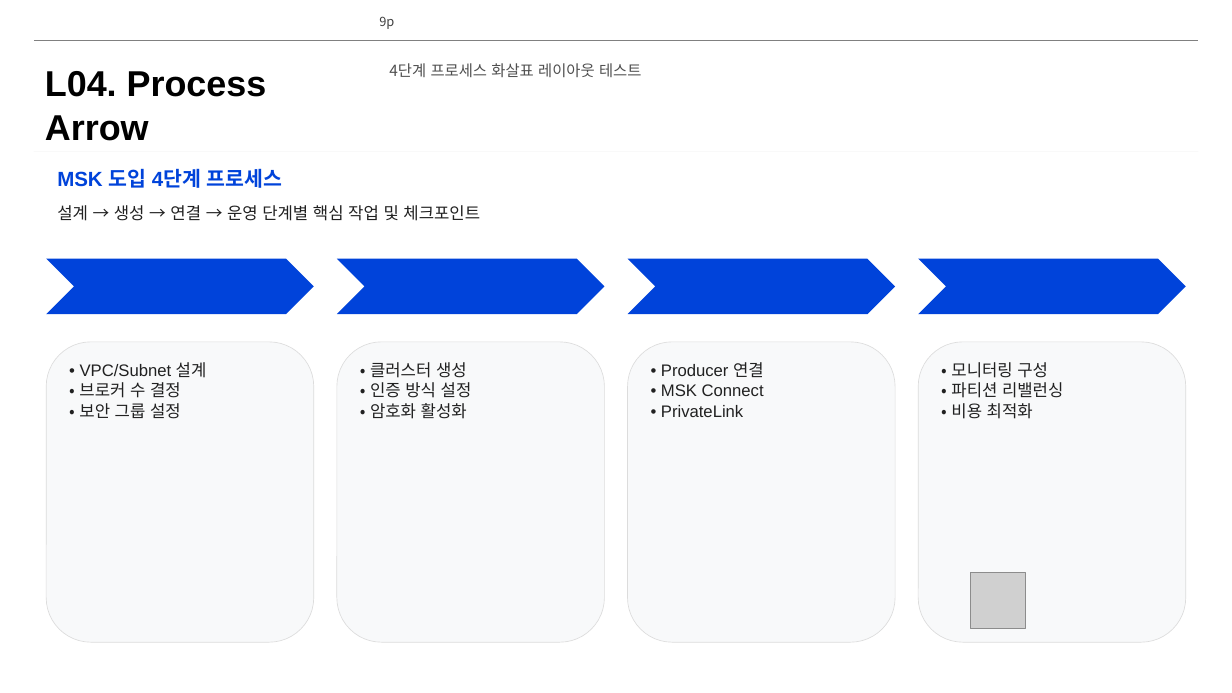
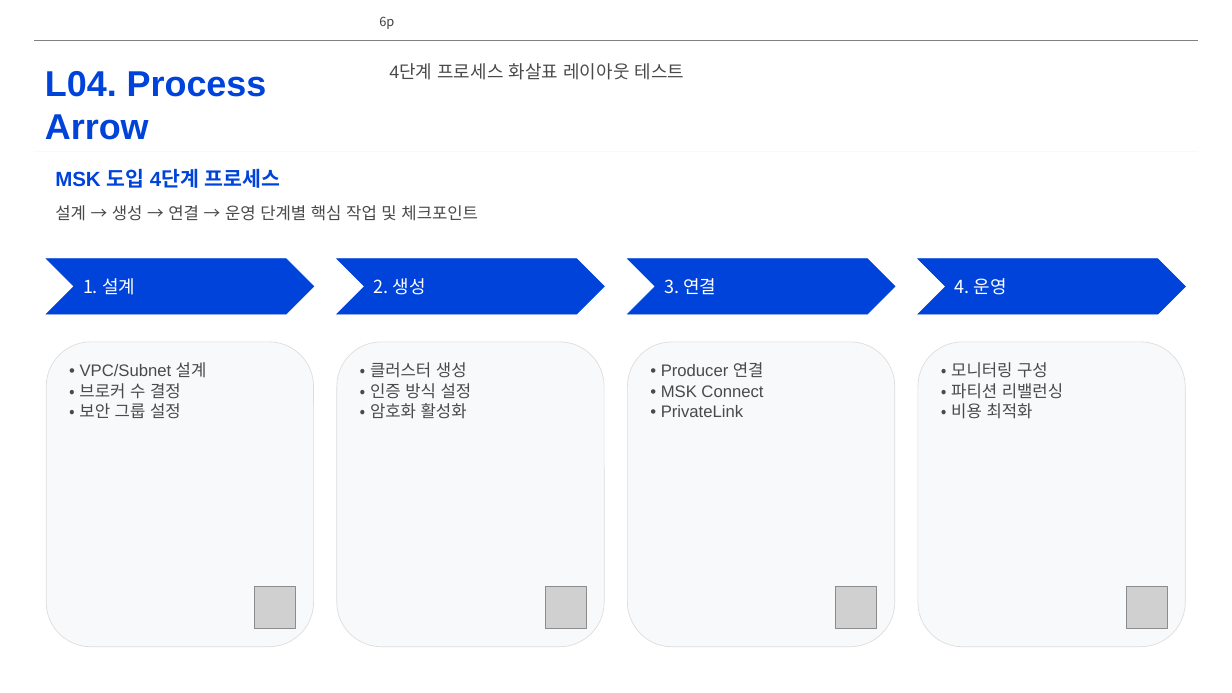
Before and after one commit to lhs6395-hslee/project-steer, a slide deck: slide 6 of results/pptx/AWS_MSK_Expert_Intro.pptx (slide 9 before the commit). Drawn at 1232x693 pixels with LibreOffice and Linux fonts; fonts in the diff are those of the drawing; grey boxes stand for pictures; background and template pictures are left out. Boxes give left, top, right and bottom in pixels: in the first picture for what was removed or moved away, otherwise in the second. Text is boxed around its words. In the diff, an @@ line names an element or a change of style, - is before the commit and + after.

```diff
--- a/results/pptx/AWS_MSK_Expert_Intro.pptx
+++ b/results/pptx/AWS_MSK_Expert_Intro.pptx
@@ page number at <box>379,16,394,29</box>: text changed @@
-9p
+6p
@@ text "4단계 프로세스 화살표 레이아웃 테스트" at <box>389,63,685,80</box>: size 12 to 14 pt, font Noto Sans CJK KR to Arial, text colour #505050 to #4A4A4A @@
@@ text at <box>45,71,267,140</box>: text changed; text colour #000000 to #0043DA @@
-L04. Process Arrow
+L04. Process
+Arrow
@@ text "MSK 도입 4단계 프로세스" at <box>55,168,280,188</box>: vertical alignment middle to top @@
@@ text "설계 → 생성 → 연결 ..." at <box>55,205,478,221</box>: text colour #212121 to #4A4A4A; vertical alignment middle to top @@
@@ chevron removed at <box>46,259,314,314</box> @@
@@ chevron removed at <box>337,259,605,314</box> @@
@@ chevron removed at <box>628,259,896,314</box> @@
@@ font Calibri to Noto Sans CJK KR, text colour #0043DA to #FFFFFF, bold off; alignment centre to left; fill none to #0043DA; outline none to #0043DA 0.5 pt in 4 elements at <box>46,259,314,314</box>, <box>337,259,605,314</box>, <box>628,259,896,314</box>, <box>918,259,1186,314</box> @@
@@ chevron removed at <box>919,259,1187,314</box> @@
@@ rounded rectangle: place and size @@
-rounded rectangle at <box>46,342,314,642</box>
+rounded rectangle at <box>46,342,313,647</box>
@@ rounded rectangle: place and size @@
-rounded rectangle at <box>337,342,605,642</box>
+rounded rectangle at <box>337,342,604,647</box>
@@ text colour #212121 to #4A4A4A in 4 elements at <box>79,362,207,419</box>, <box>661,362,764,417</box>, <box>951,362,1063,419</box>, <box>370,362,472,419</box> @@
@@ rounded rectangle: place and size @@
-rounded rectangle at <box>628,342,896,642</box>
+rounded rectangle at <box>628,342,895,647</box>
@@ rounded rectangle: place and size @@
-rounded rectangle at <box>919,342,1187,642</box>
+rounded rectangle at <box>918,342,1185,647</box>
@@ picture added at <box>254,587,296,628</box> @@
@@ picture added at <box>545,587,587,628</box> @@
@@ picture added at <box>836,587,877,628</box> @@
@@ picture removed at <box>970,573,1026,628</box> @@
@@ picture added at <box>1127,587,1168,628</box> @@
```
Also in this commit, not shown: 7 other slides changed, 3 slides removed, 2 other files.
